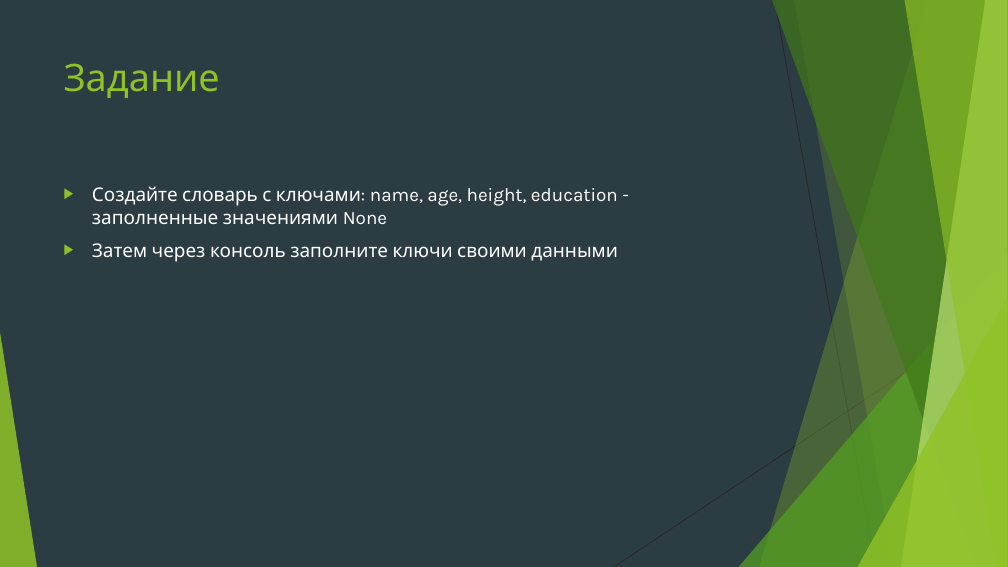
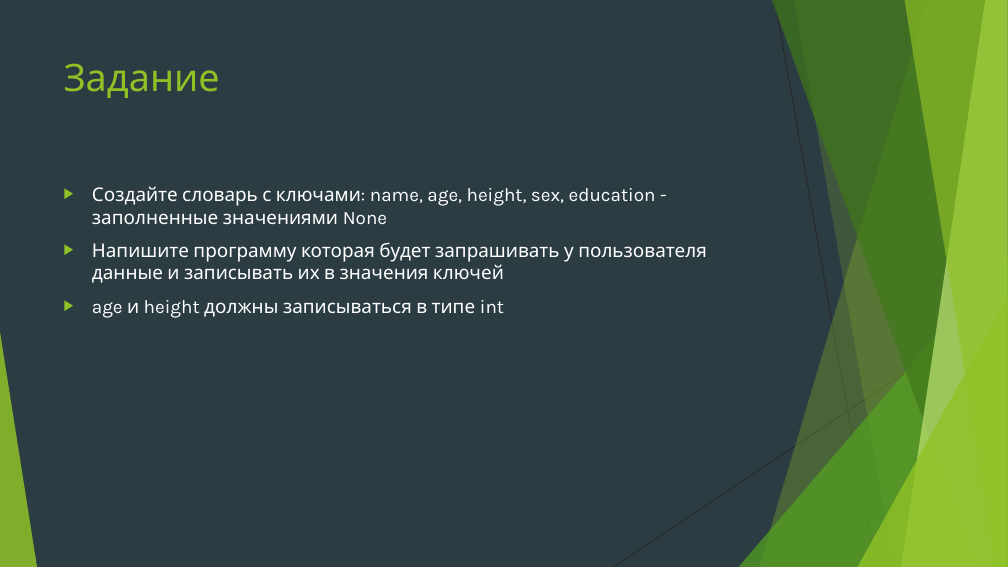
Before and after one commit to Yegor9151/for_corund, a slide deck: slide 8 of course_project_for_korund/ver 1.1/уроки/урок 7.pptx. Drawn at 1008x567 pixels with LibreOffice and Linux fonts; fonts in the diff are those of the drawing. Boxes give left, top, right and bottom in pixels: in the first picture for what was removed or moved away, otherwise in the second. Text is boxed around its words. In the diff, an @@ line names an element or a change of style, - is before the commit and + after.

```diff
--- a/course_project_for_korund/ver 1.1/уроки/урок 7.pptx
+++ b/course_project_for_korund/ver 1.1/уроки/урок 7.pptx
@@ text at [92,186,707,318]: text changed @@
-▶ Создайте словарь с ключами: name, age, height, education - заполненные значениями None
-▶ Затем через консоль заполните ключи своими данными
+▶ Создайте словарь с ключами: name, age, height, sex, education - заполненные значениями None
+▶ Напишите программу которая будет запрашивать у пользователя данные и записывать их в значения ключей
+▶ age и height должны записываться в типе int
```
Also in this commit, not shown: 4 other slides changed, 2 slides added.
